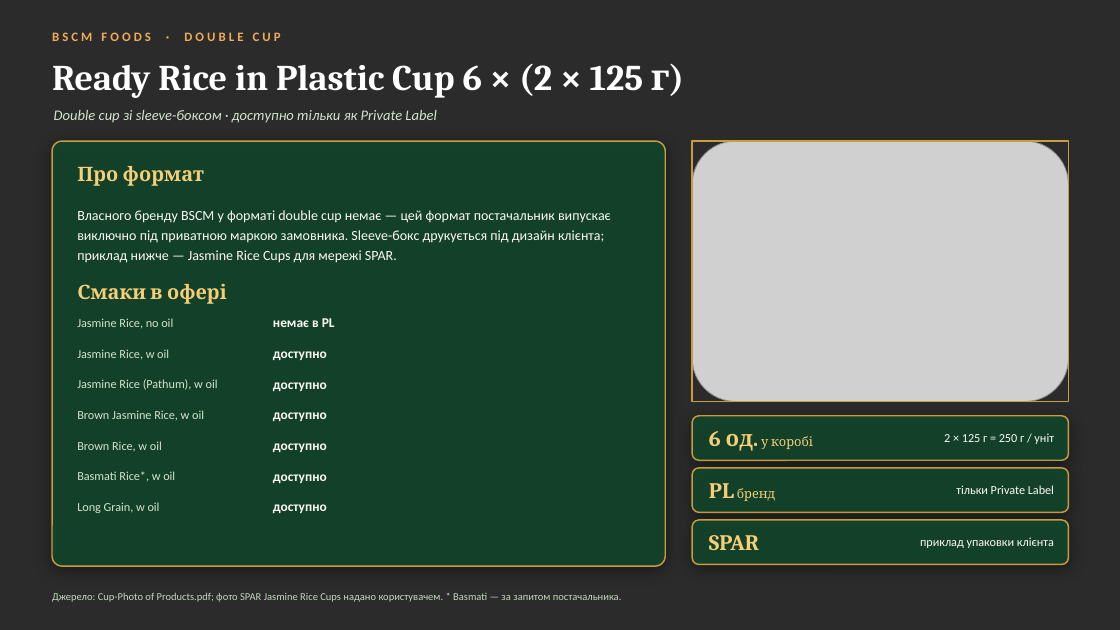
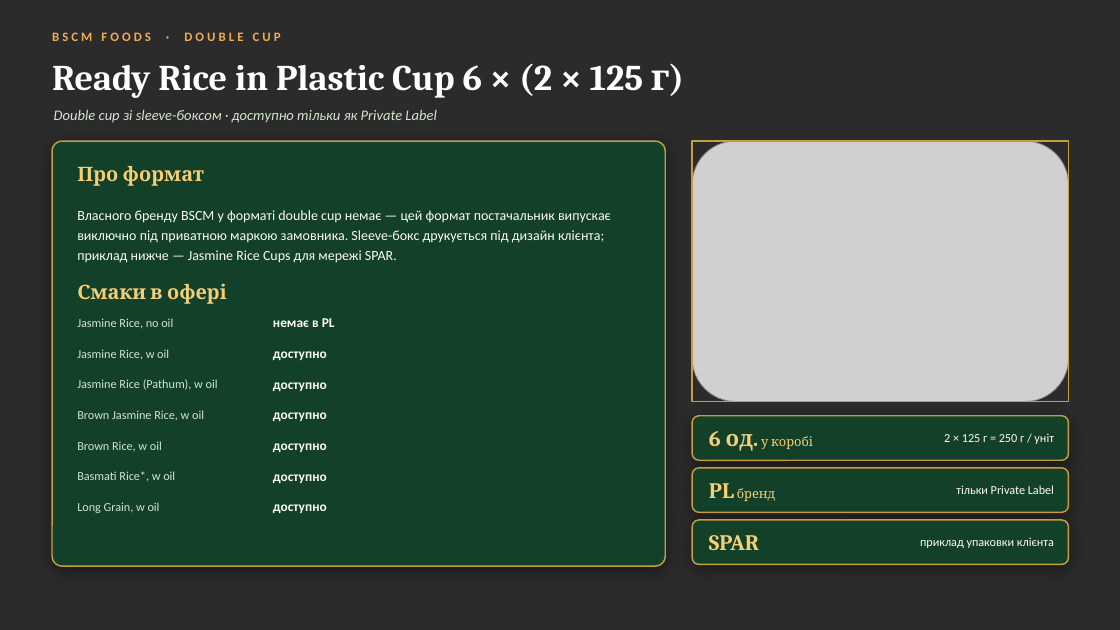
Before and after one commit to IllyaChaplygin/Chaplygin-Illya, a slide deck: slide 8 of RTE_Rice_Suppliers.pptx (slide 7 before the commit). Drawn at 1120x630 pixels with LibreOffice and Linux fonts; fonts in the diff are those of the drawing; grey boxes stand for pictures; background and template pictures are left out; a plain dark background stands for a picture behind light text. Boxes give left, top, right and bottom in pixels: in the first picture for what was removed or moved away, otherwise in the second. Text is boxed around its words. In the diff, an @@ line names an element or a change of style, - is before the commit and + after.

```diff
--- a/RTE_Rice_Suppliers.pptx
+++ b/RTE_Rice_Suppliers.pptx
@@ text removed at [52, 592, 622, 602] @@
-Джерело: Cup-Photo of Products.pdf; фото SPAR Jasmine Rice Cups надано користувачем. * Basmati — за запитом постачальника.
```
Also in this commit, not shown: 2 other slides changed, 1 slide added, 1 other file.
